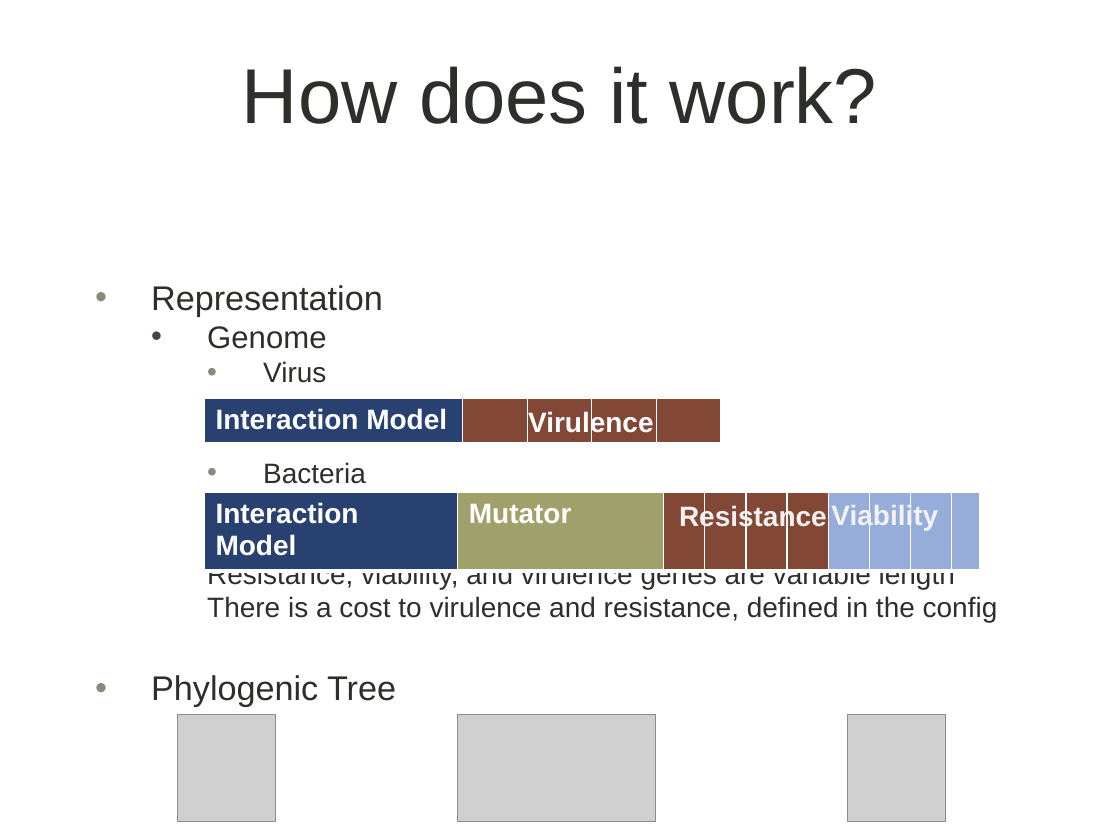
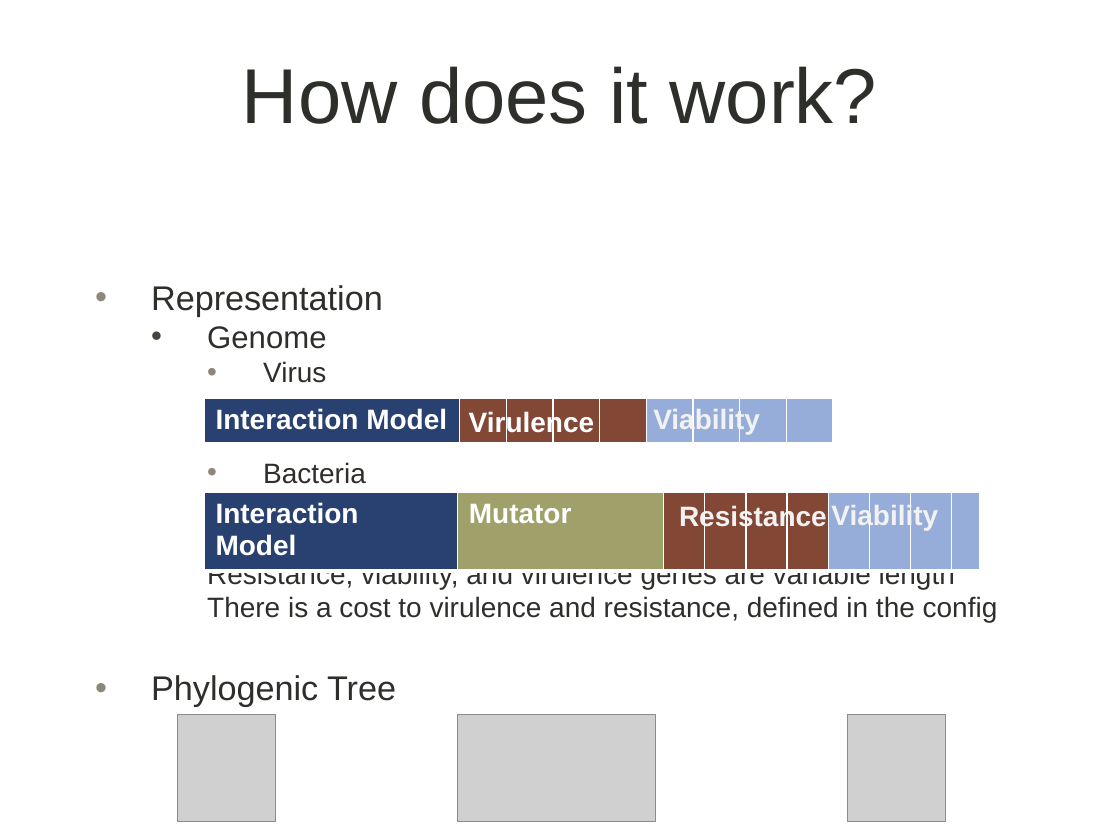
Before and after one commit to shankl/EvoComp_FinalProject, a slide deck: slide 10 of presentation.pptx. Drawn at 1120x840 pixels with LibreOffice and Linux fonts; fonts in the diff are those of the drawing; grey boxes stand for pictures; background and template pictures are left out. Boxes give left, top, right and bottom in pixels: in the first picture for what was removed or moved away, otherwise in the second. Text is boxed around its words. In the diff, an @@ line names an element or a change of style, - is before the commit and + after.

Commit message:
powerpoint changes

```diff
--- a/presentation.pptx
+++ b/presentation.pptx
@@ table at bbox=[204, 399, 836, 445] @@
+column 6: 
+column 7: 
+column 8: 
+column 9: 
@@ table: place and size @@
-table at bbox=[204, 399, 722, 445]
+table at bbox=[204, 399, 836, 445]
@@ text "Virulence": place and size @@
-text "Virulence" at bbox=[528, 410, 653, 437]
+text "Virulence" at bbox=[469, 410, 594, 437]
@@ text added at bbox=[653, 407, 760, 434], 18 pt, text #F2F2F2, bold @@
+Viability
```
Also in this commit, not shown: 3 other files.
